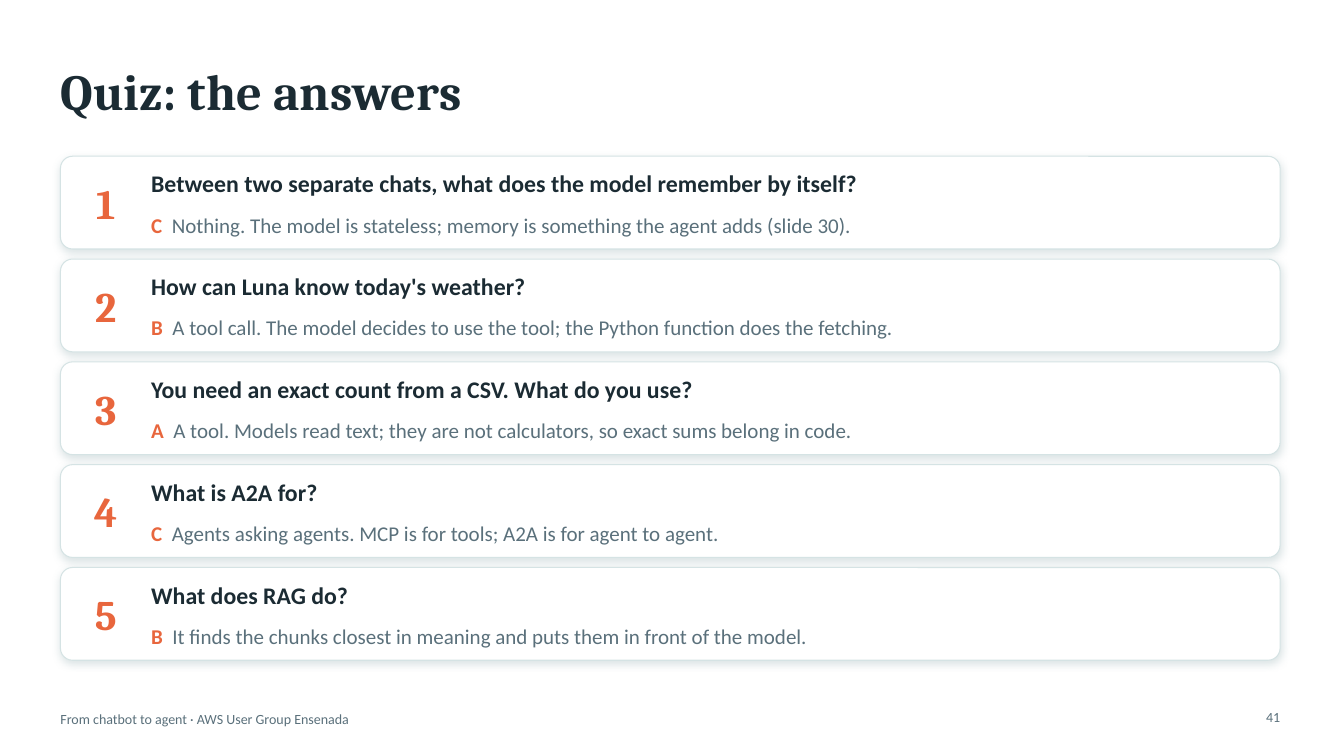
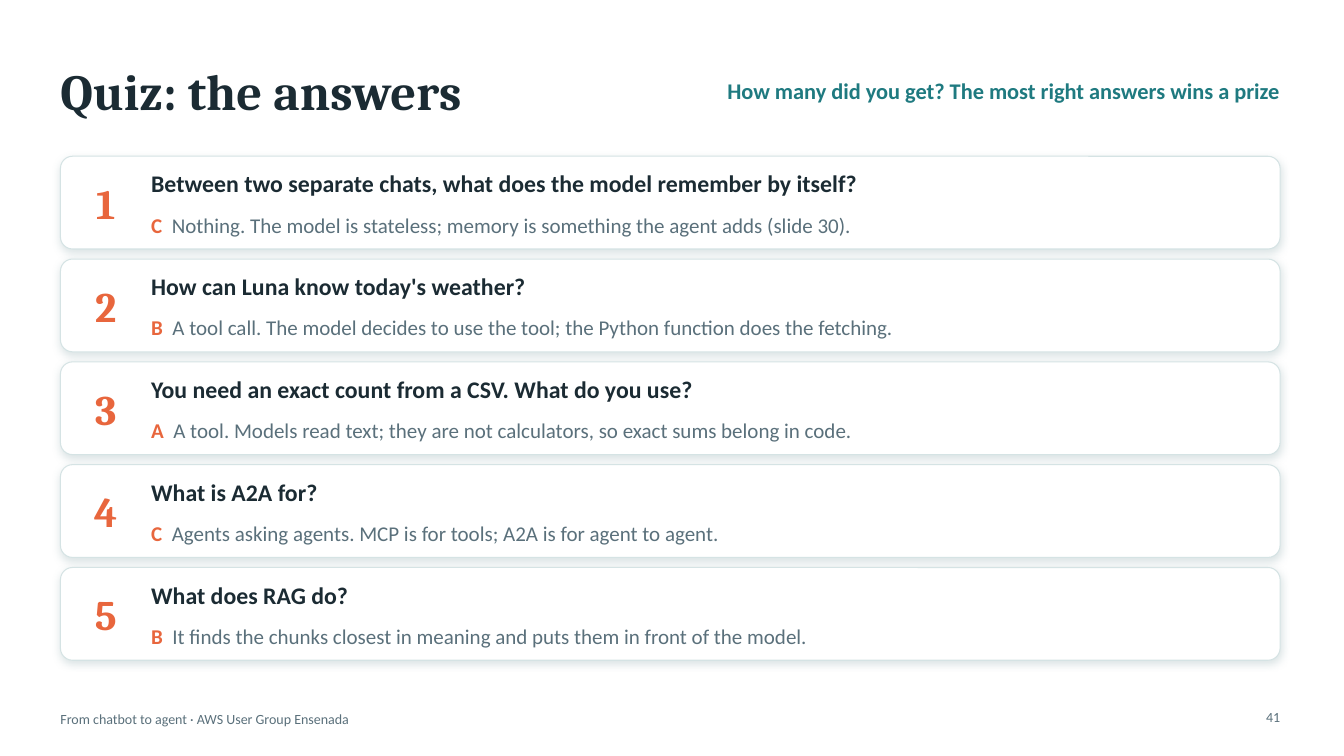
Before and after one commit to aws-ug-ensenada/claude-on-aws-ensenada, a slide deck: slide 41 of docs/slides/claude-on-aws-ensenada.pptx. Drawn at 1344x756 pixels with LibreOffice and Linux fonts; fonts in the diff are those of the drawing. Boxes give left, top, right and bottom in pixels: in the first picture for what was removed or moved away, otherwise in the second. Text is boxed around its words. In the diff, an @@ line names an element or a change of style, - is before the commit and + after.

```diff
--- a/docs/slides/claude-on-aws-ensenada.pptx
+++ b/docs/slides/claude-on-aws-ensenada.pptx
@@ text added at [727,83,1279,103], 16 pt, text #1F7A80, bold @@
+How many did you get? The most right answers wins a prize
```
Also in this commit, not shown: 1 other slide changed, 4 other files.
